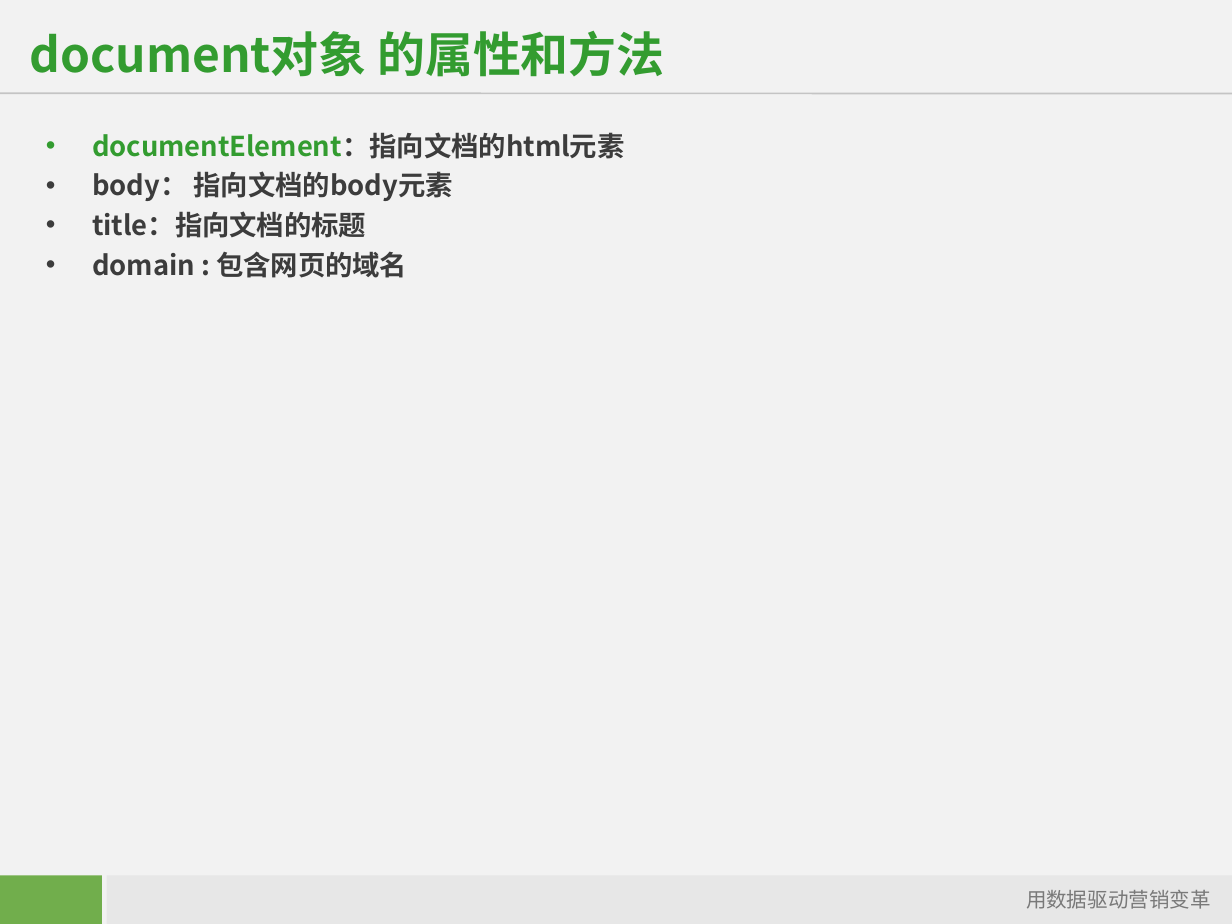
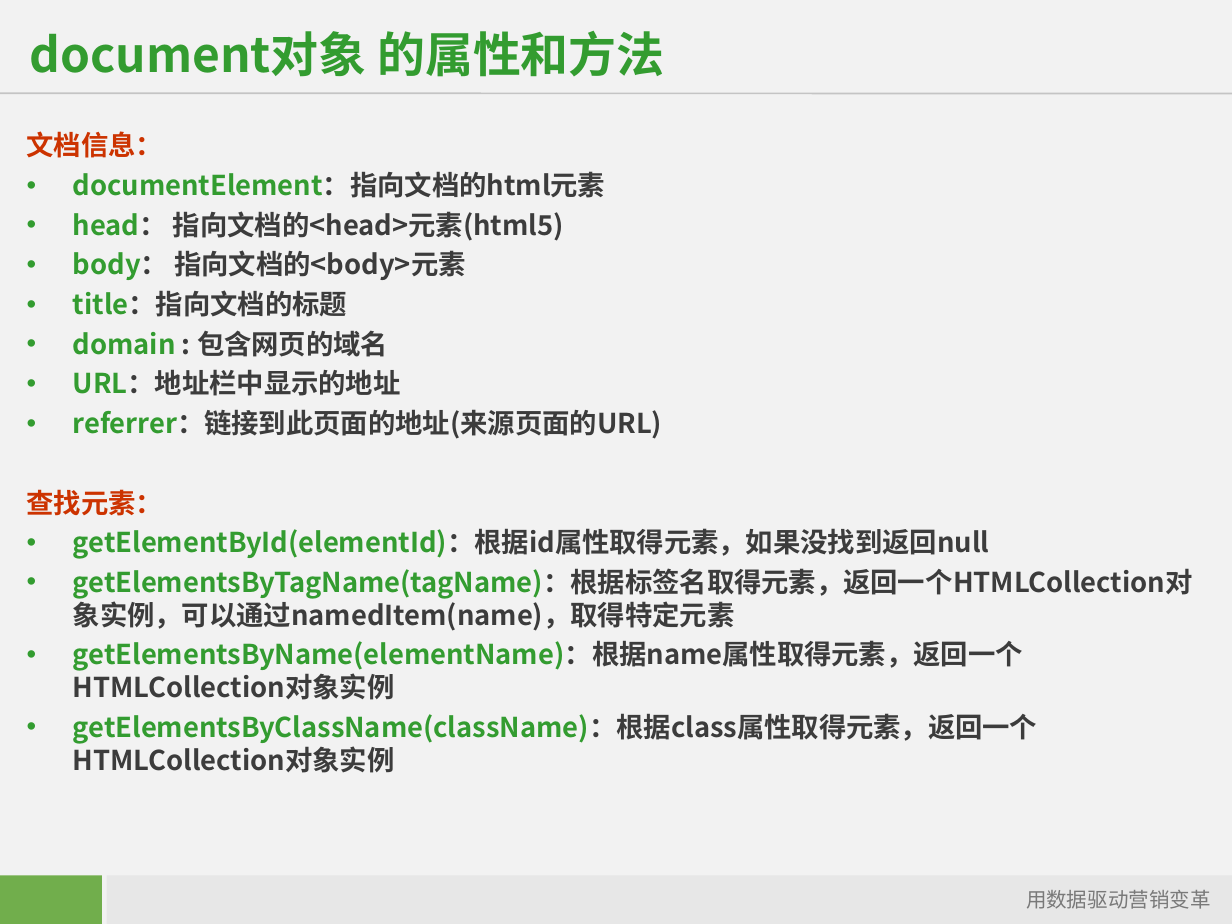
Before and after one commit to starzou/dom-edge, a slide deck: slide 7 of doc/DOM及其应用-DOM-API详解.ppt. Drawn at 1232x924 pixels with LibreOffice and Linux fonts; fonts in the diff are those of the drawing; background and template pictures are left out. Boxes give left, top, right and bottom in pixels: in the first picture for what was removed or moved away, otherwise in the second. Text is boxed around its words. In the diff, an @@ line names an element or a change of style, - is before the commit and + after.

```diff
--- a/doc/DOM及其应用-DOM-API详解.ppt
+++ b/doc/DOM及其应用-DOM-API详解.ppt
@@ text "文档信息：": place and size @@
-text "文档信息：" at [92,132,624,278]
+text "文档信息：" at [27,131,1193,773]
@@ text at [27,131,163,158]: paragraph added @@
+文档信息：
@@ text at [73,211,564,280]: text changed @@
-• body： 指向文档的body元素
+• head： 指向文档的<head>元素(html5)
+• body： 指向文档的<body>元素
@@ text at [73,290,388,357]: text colour #3C3C3C to #339C30 in "title：指向文档的标题", "domain"; bullet colour #3C3C3C to #339C30 @@
@@ text at [27,369,1193,773]: paragraphs added @@
+• URL：地址栏中显示的地址
+• referrer：链接到此页面的地址(来源页面的URL)
+查找元素：
+• getElementById(elementId)：根据id属性取得元素，如果没找到返回null
+• getElementsByTagName(tagName)：根据标签名取得元素，返回一个HTMLCollection对象实例，可以通过namedItem(name)，取得特定元素
+• getElementsByName(elementName)：根据name属性取得元素，返回一个HTMLCollection对象实例
+• getElementsByClassName(className)：根据class属性取得元素，返回一个HTMLCollection对象实例
```
Also in this commit, not shown: 4 other slides changed, 1 slide added, 2 other files.
